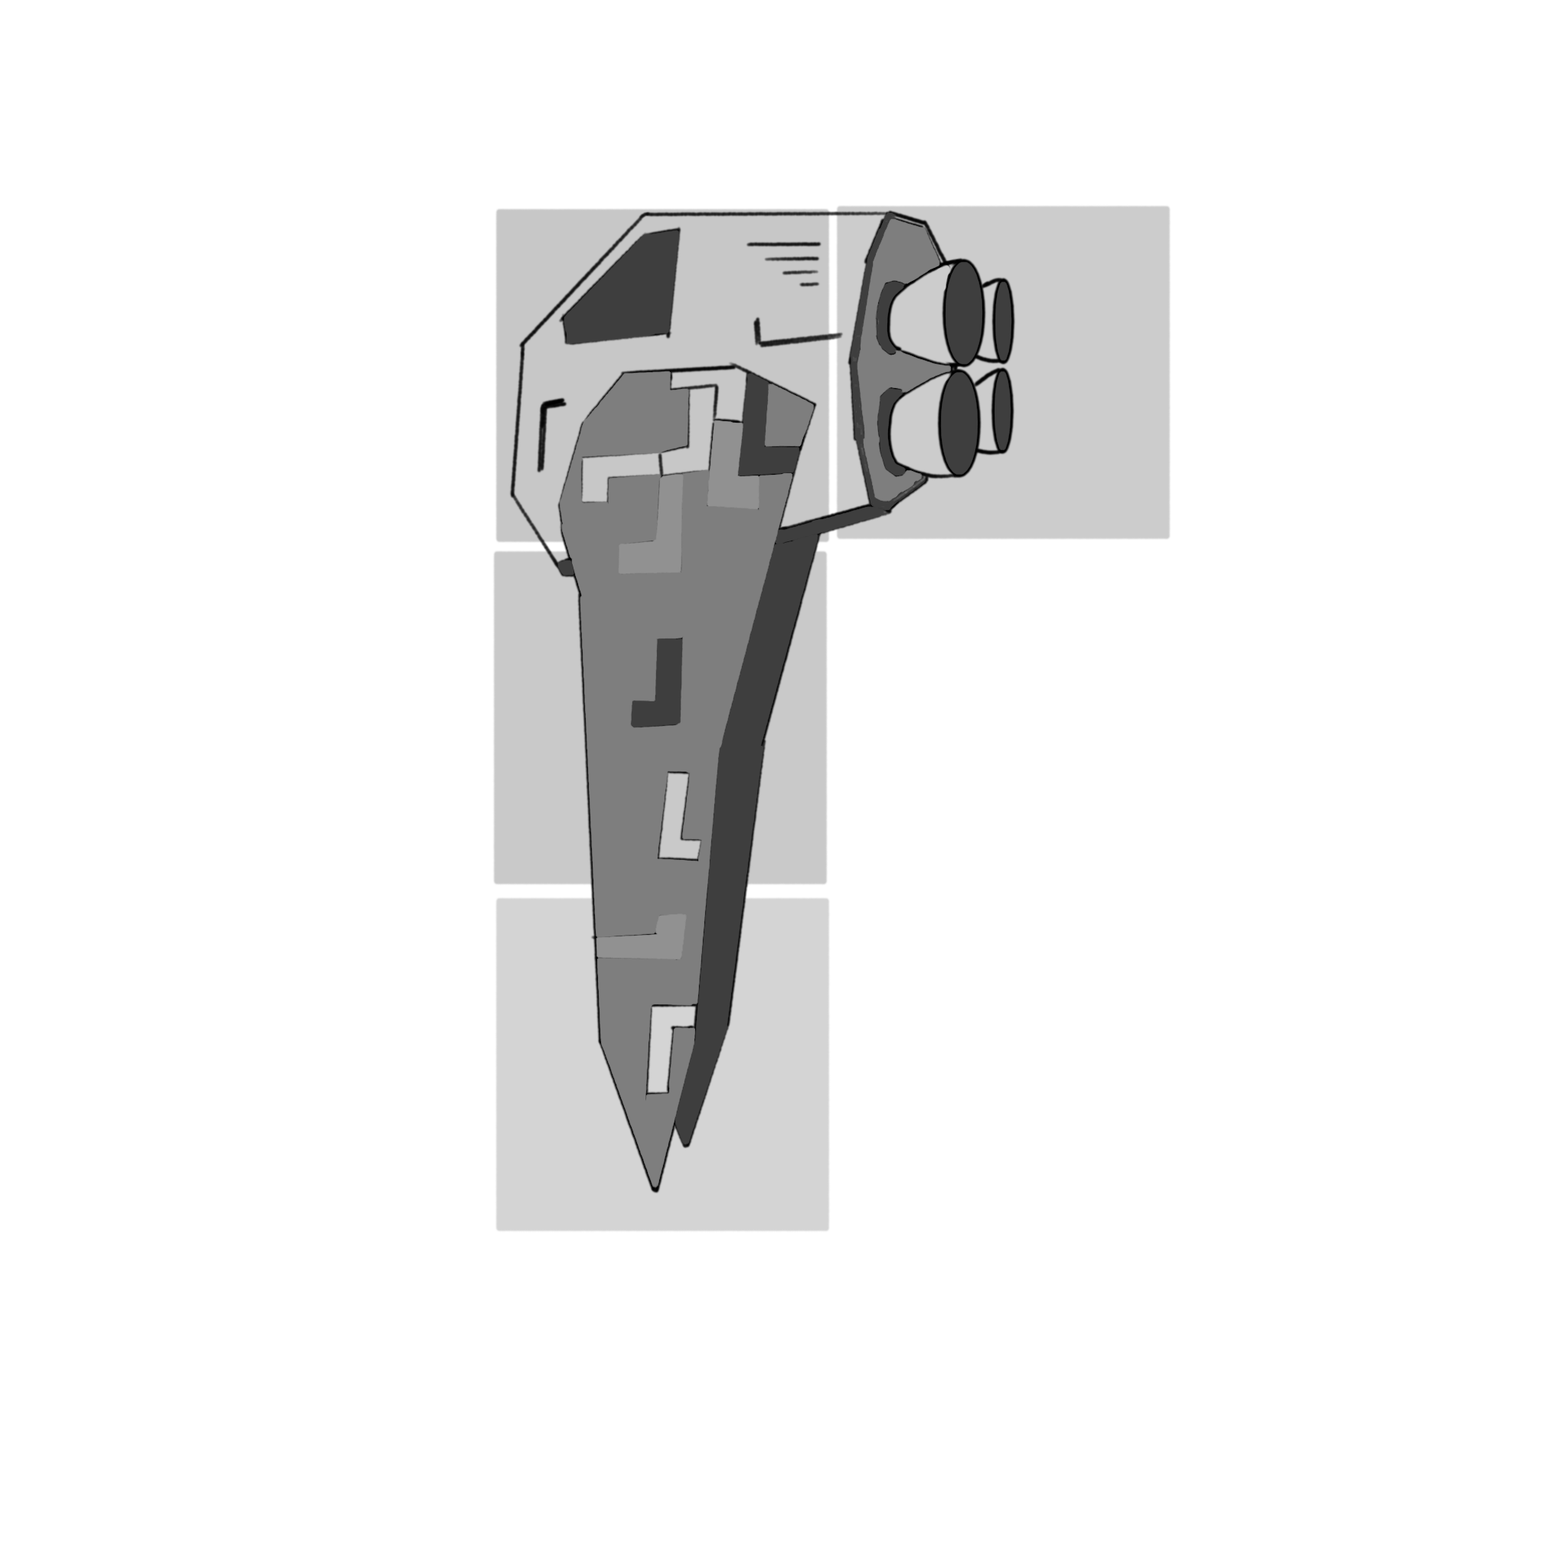
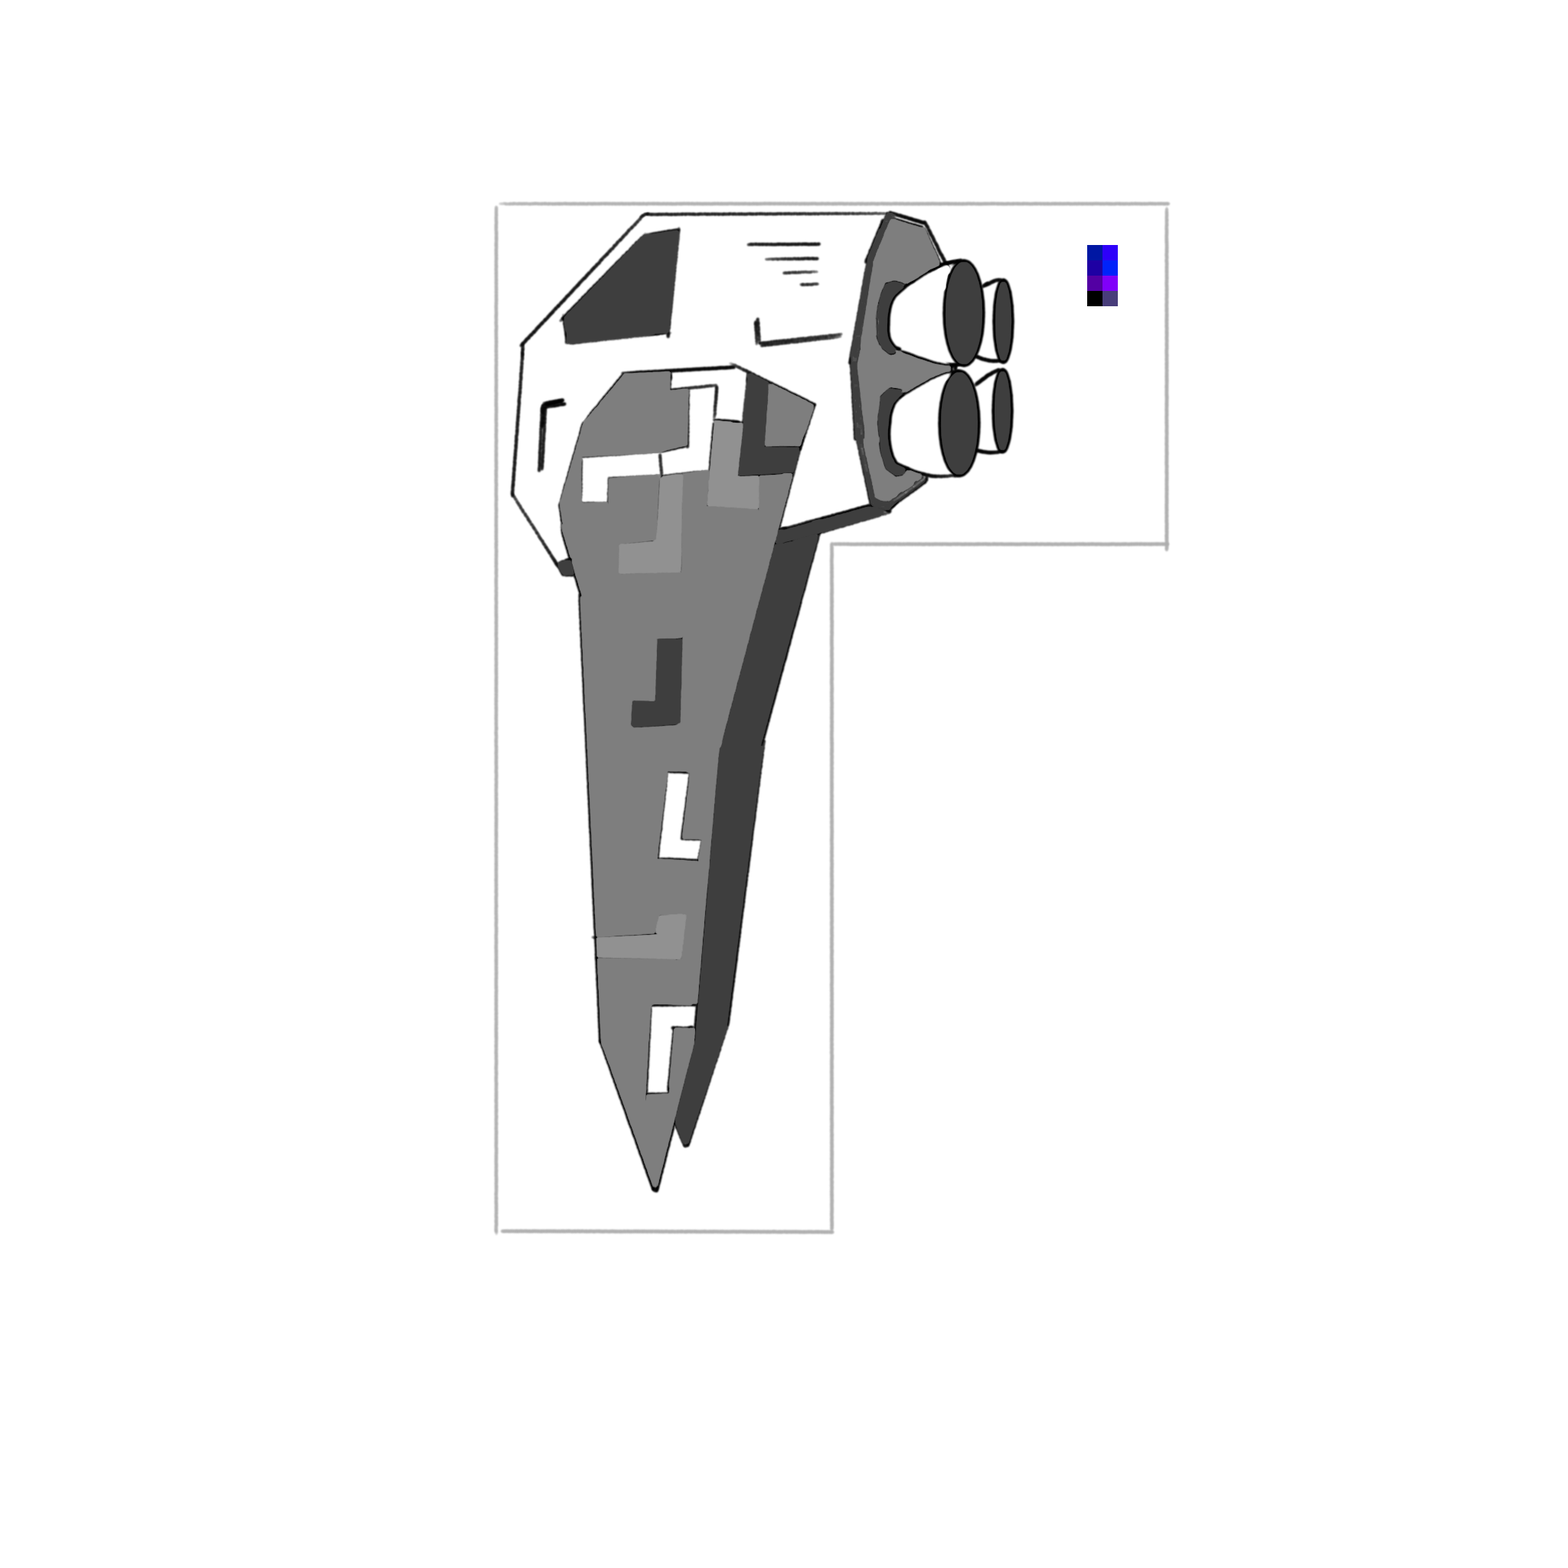
Layers edited between the first and the second w=1568, h=1568 image:
added layer "Capa de pintura 4" above "Paint Layer 2" over [1078, 245, 1171, 343]
painted on "Paint Layer 2" over [492, 200, 1078, 1236]
removed layer "Paint Layer 1" (1st of 4) (was 22%) over [882, 200, 1172, 553]
removed layer "Paint Layer 1" (2nd of 4) (was 21%) over [882, 200, 1172, 553]
removed layer "Paint Layer 1" (3rd of 4) (was 17%) over [882, 200, 1172, 553]
removed layer "Paint Layer 1" (4th of 4) (was 20%) over [882, 200, 1172, 553]
added layer "Capa de pintura 3" (32%) above "Paint Layer 1 Fusionadas" over [492, 200, 1172, 1236]